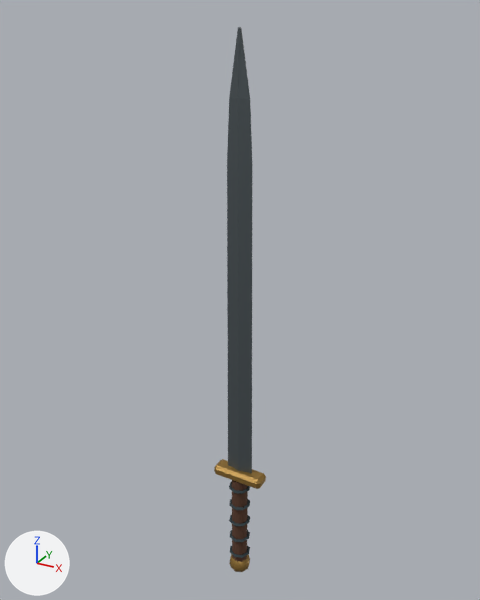
Renders of the glTF model assets/models/weapons/sword_old.glb from each side of a commit.
One viewpoint serves both versions: a camera (50 mm lens) standing at (0.499, -0.906, 0.926) and looking at (-0.015, 0.029, 0.458). The axes (+X, +Y, +Z) are drawn at lower left. The lights are the same throughout. The older version comes first. Vertices at exactly the same position are counted once.

Names of what the first picture shows: 'Sword'.
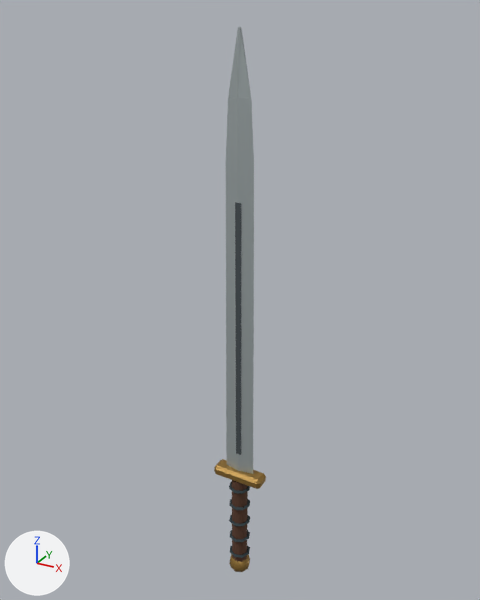
Edits to the bpy script that builds the scene:
```text
Add mat_vk_metal:
    mat_vk_metal = principled_material('VK_metal')
    mat_vk_metal.base_color = (0.485, 0.546, 0.552)  # light grey #b9c3c4
    mat_vk_metal.metallic = 0.6
    mat_vk_metal.roughness = 0.45
Change me_sword:
    used by ob_sword; location = (0.0, 0.0, 0.0)
    verts and faces of me_sword; kept vertices keep their numbers, new ones are numbered from 278
    before: 243 (-0.025, 0.0, 0.218) at pixel (227, 422), 245 (0.025, 0.0, 0.218) at pixel (251, 430), 247 (-0.026, 0.0, 0.12) at pixel (227, 465), 249 (0.026, 0.0, 0.12) at pixel (251, 473), 250 (0.025, 0.0, 0.315) at pixel (251, 384)
    before: 252 (-0.025, 0.0, 0.315) at pixel (227, 377), 254 (0.024, 0.0, 0.412) at pixel (252, 334), 256 (-0.024, 0.0, 0.412) at pixel (227, 328), 258 (0.024, 0.0, 0.51) at pixel (252, 282), 260 (-0.024, 0.0, 0.51) at pixel (227, 276)
    before: 262 (0.023, 0.0, 0.608) at pixel (252, 225), 264 (-0.023, 0.0, 0.608) at pixel (227, 221), 266 (0.022, 0.0, 0.705) at pixel (252, 164), 268 (-0.022, 0.0, 0.705) at pixel (227, 161), 270 (0.018, 0.0, 0.803) at pixel (250, 98)
    before: 272 (-0.018, 0.0, 0.803) at pixel (229, 97)
    remove me_sword.from_pydata(...)  # 278 vertices, 538 faces; spans x -0.05..0.05, y -0.022..0.022, z -0.132..0.9
    add me_sword.from_pydata(...)  # 286 vertices, 550 faces; spans x -0.05..0.05, y -0.022..0.022, z -0.132..0.9
    me_sword part 1: a new loose piece, a box spanning x -0.005..0.005, y -0.005..0.005, z 0.159..0.643, in mat_vk_metal_dark (dark grey #5d666a)
    me_sword part 2
    add for i in [243, 247, 252, 256, 264, 268]: verts[i] += (-0.003, 0.0, 0.0)
    add for i in [245, 249, 250, 254, 262, 266]: verts[i] += (0.003, 0.0, 0.0)
    add verts[258] = (0.026, 0.0, 0.51)  # moved, pixel (253, 282)
    add verts[270] = (0.02, 0.0, 0.803)  # moved, pixel (251, 98)
    add verts[260] = (-0.026, 0.0, 0.51)  # moved, pixel (226, 276)
    add verts[272] = (-0.02, 0.0, 0.803)  # moved, pixel (228, 97)
    me_sword part 3: 66 faces spanning x -0.029..0.029, y -0.005..0.005, z 0.12..0.9 switch from mat_vk_metal_dark (dark grey #5d666a) to mat_vk_metal (light grey #b9c3c4)
```

Where the change shows, as pixel boxes [x1, y1, x2, y2] in the pictures (480 x 600 px; the box of a moved part takes in the faces that stretch with it):
part 1 of me_sword, added
    after: [235, 202, 241, 455]
part 2 of me_sword, moved or reshaped
    before: [227, 27, 252, 473]
    after: [226, 27, 254, 474]
part 3 of me_sword, recoloured (dark grey to light grey)
    both: [227, 27, 252, 473]
